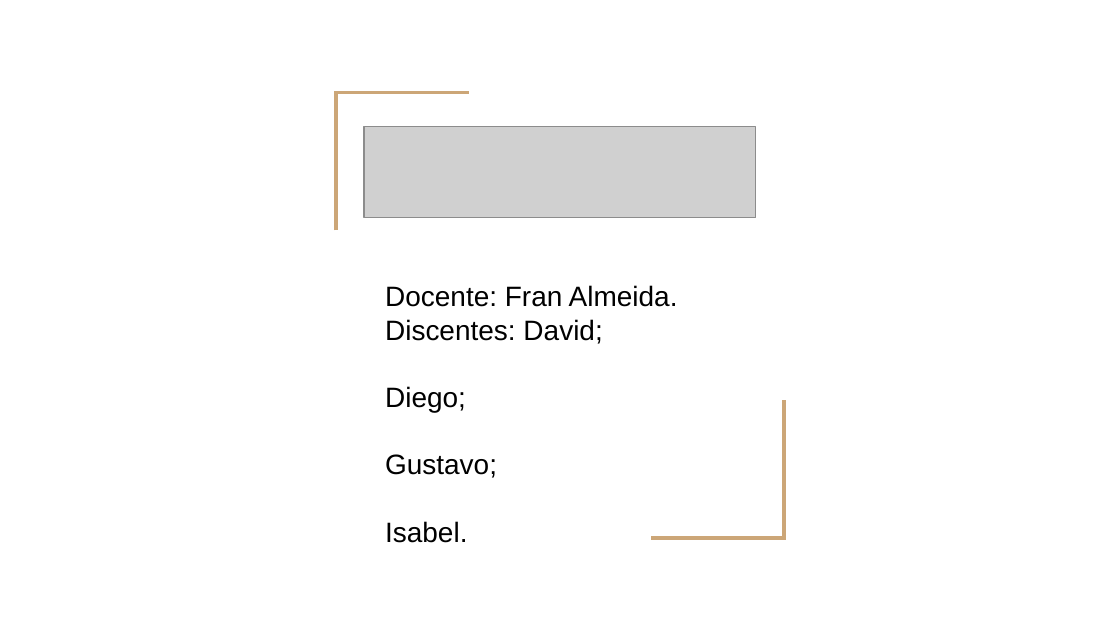
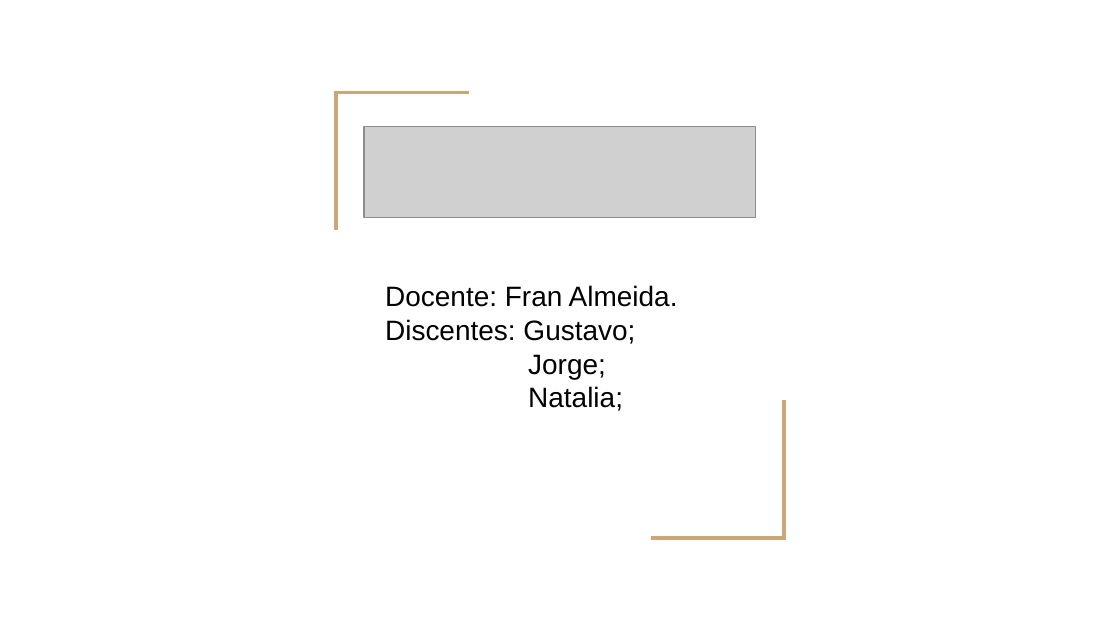
Before and after one commit to gujahlive/Aulas-C, a slide deck: slide 2 of TRABALHOS/MERGE SORT/Algoritmos de ordenação.pptx. Drawn at 1120x630 pixels with LibreOffice and Linux fonts; fonts in the diff are those of the drawing; grey boxes stand for pictures. Boxes give left, top, right and bottom in pixels: in the first picture for what was removed or moved away, otherwise in the second. Text is boxed around its words. In the diff, an @@ line names an element or a change of style, - is before the commit and + after.

```diff
--- a/TRABALHOS/MERGE SORT/Algoritmos de ordenação.pptx
+++ b/TRABALHOS/MERGE SORT/Algoritmos de ordenação.pptx
@@ text at [385, 319, 635, 411]: text changed @@
-Discentes: David;
-Diego;
-Gustavo;
-Isabel.
+Discentes: Gustavo;
+Jorge;
+Natalia;
```
Also in this commit, not shown: 4 other slides changed, 12 other files.
